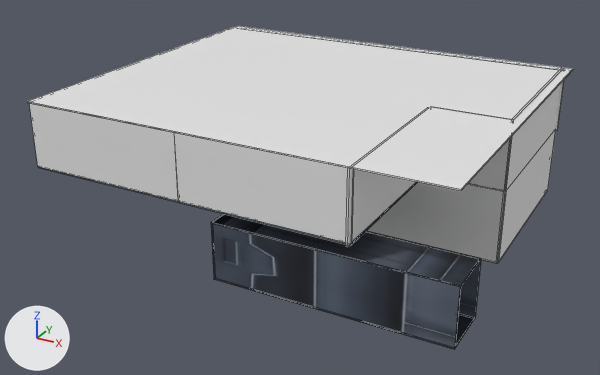
One commit to the FBX model Fps shooter 3d/Assets/Envoirnment 3d models/Facility_Level.fbx: the scene before it, then after it.
Rendered twice from a 50 mm camera at (37.0, -100.1, 48.2) aimed at (-11.0, -12.8, 4.6). Every picture has the same lights, and +X, +Y and +Z are marked at lower left. Mesh edges are drawn as thin lines. Where no turn or scale is listed for an object, it has been applied to the vertices.
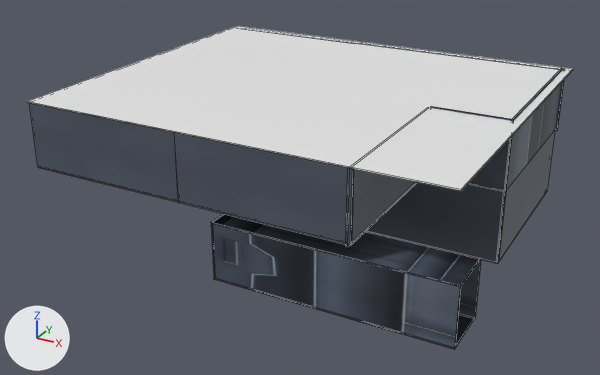
What differs and where, as boxes (x1, y1, x2, y2) in the pictures (600 x 375 px):
'Cube.014', recoloured, surface changed (grey to blue)
    both: (174, 132, 354, 244)
'Cube.015', recoloured
    both: (29, 103, 179, 201)
'Cube.003', recoloured (grey to black)
    both: (367, 182, 506, 263)
'Cube.006', recoloured
    both: (498, 130, 555, 262)
'Cube.018', recoloured
    both: (346, 167, 415, 247)
'Cube.021', recoloured
    both: (504, 68, 564, 191)
'Cube.022', recoloured (grey to black)
    both: (431, 106, 513, 190)
part 2 of me_cube_026, built on
    both: (555, 80, 564, 131)

The change, as a list of edits to the scene's bpy script:
```text
Add mat_wall_material:
    mat_wall_material = principled_material('Wall material')
    mat_wall_material.texture = img_christian_westin_wall_jpg
Change me_cube_006:
    where me_cube_006.from_pydata(...)  # 16 vertices, 12 faces; spans x -15.6..15.6, y -0.3..0.3, z -4.7..4.7
    add me_cube_006.materials.append(mat_wall_material)  # picture img_christian_westin_wall_jpg
Change me_cube_027:
    where me_cube_027.from_pydata(...)  # 8 vertices, 6 faces; spans x -0.1..0.1, y -12.2..12.2, z -3.9..4.7
    add me_cube_027.materials.append(mat_wall_material)  # picture img_christian_westin_wall_jpg
Change me_cube_028:
    where me_cube_028.from_pydata(...)  # 12 vertices, 8 faces; spans x -4.81..4.81, y -0.12..0.12, z -4.67..4.67
    add me_cube_028.materials.append(mat_wall_material)  # picture img_christian_westin_wall_jpg
Change me_cube_019:
    where me_cube_019.from_pydata(...)  # 8 vertices, 6 faces; spans x -10.6..10.6, y -0.1..0.1, z -4.1..4.1
    add me_cube_019.materials.append(mat_wall_material)  # picture img_christian_westin_wall_jpg
Change me_cube_018:
    where me_cube_018.from_pydata(...)  # 8 vertices, 6 faces; spans x -10.6..10.6, y -0.1..0.1, z -4.1..4.1
    used by ob_cube_014; location = (-4.79, -32.7, 13.72)
    me_cube_018 part 1: texture (UV) coordinates of 6 of 6 faces, centred in x -10.6..10.6, y -0.1..0.1, z -4.1..4.1, changed; they spanned u 0.12..0.88, v 0.0..1.0 and now span u 0.01..0.99, v 0.01..0.99
    add me_cube_018.materials.append(mat_wall_material)  # picture img_christian_westin_wall_jpg
Change me_cube_009:
    where me_cube_009.from_pydata(...)  # 8 vertices, 6 faces; spans x -0.1..0.1, y -12.2..12.2, z -4.7..4.7
    add me_cube_009.materials.append(mat_wall_material)  # picture img_christian_westin_wall_jpg
Change me_cube_022:
    where me_cube_022.from_pydata(...)  # 8 vertices, 6 faces; spans x -0.1..0.1, y -10.6..10.6, z -4.2..4.2
    add me_cube_022.materials.append(mat_wall_material)  # picture img_christian_westin_wall_jpg
Change me_cube_026:
    used by ob_cube_020; location = (-10.08, 11.77, 13.64)
    remove me_cube_026.from_pydata(...)  # 8 vertices, 6 faces; spans x -26.0..26.0, y -0.1..0.1, z -4.2..4.2
    add me_cube_026.from_pydata(...)  # 12 vertices, 10 faces; spans x -26.0..26.0, y -0.1..0.1, z -4.2..4.2
    me_cube_026 part 2
    4 faces are deleted
    4 vertices are added at (-5.0, 0.1, -4.2), (-5.0, 0.1, 4.2), (-5.0, -0.1, -4.2), (-5.0, -0.1, 4.2)
    8 new faces join them
    add me_cube_026.materials.append(mat_wall_material)  # picture img_christian_westin_wall_jpg
```
